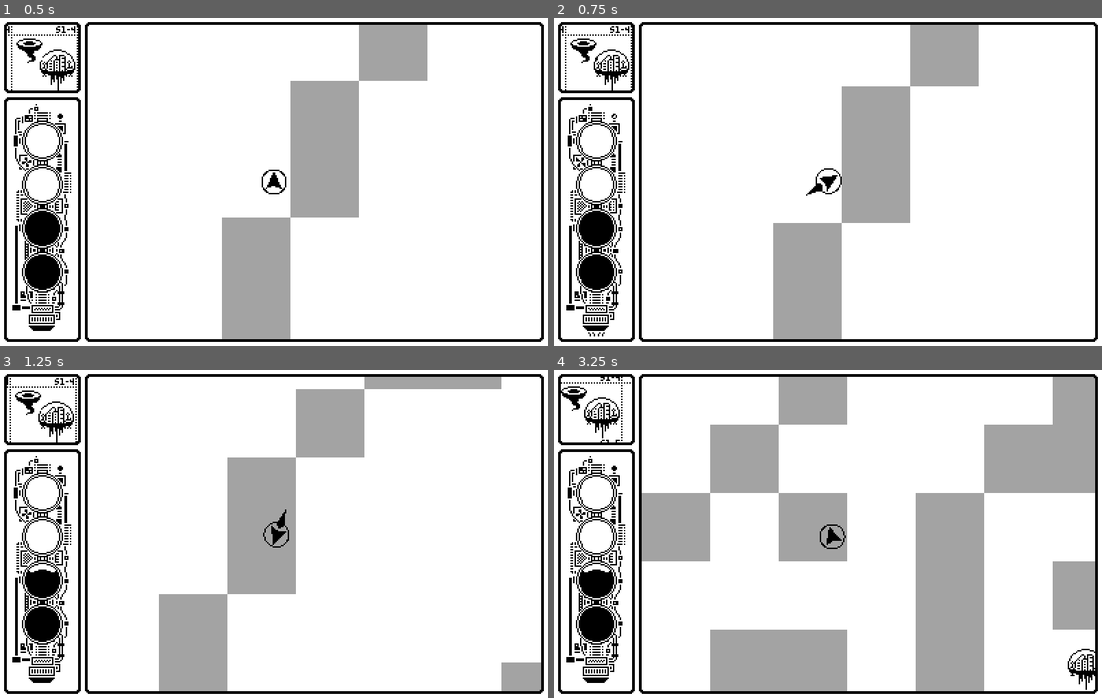
Above: before the commit, frames 1-4 (two rows, left to right).
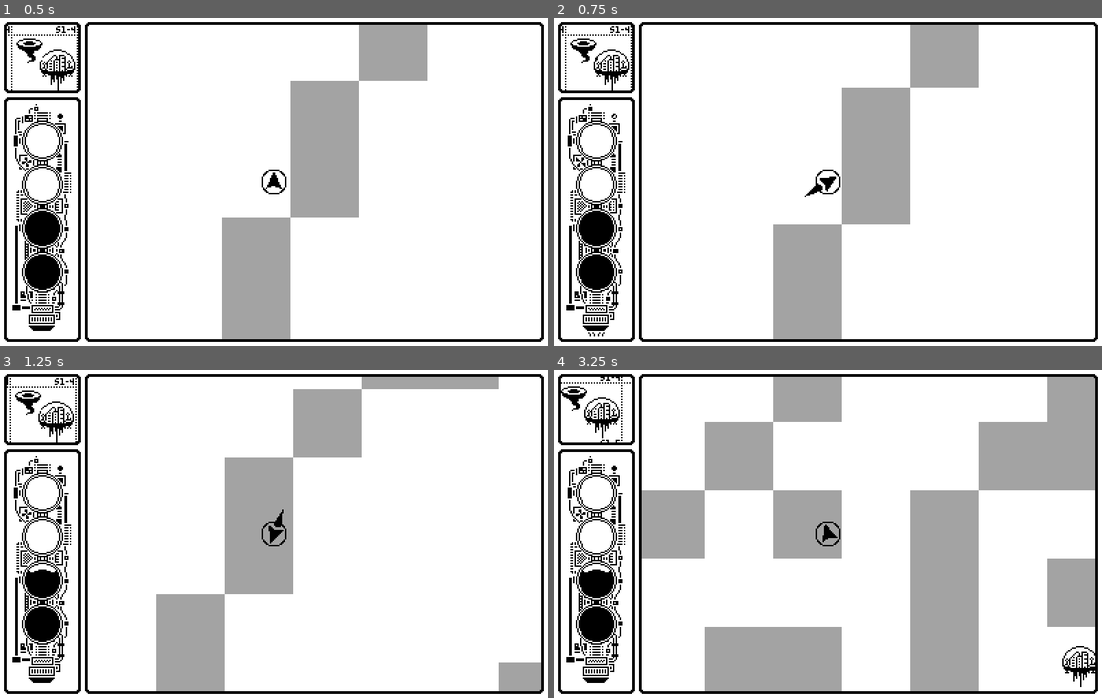
Above: after the commit, the same moments.

Repository: aqemery/voyage-home
Game: Godot game, scene res://root.tscn
The game is run twice, just before and just after one commit, with the same random seed, the same clock (stepped at 60 frames per second) and the same inputs.
Inputs:
- Up to frame 1 (0.5 s): no input
- Up to frame 2 (0.75 s): hold Right (ui_right) from 0.53 s (still down); hold X (fire) from 0.53 s (still down)
- Up to frame 3 (1.25 s): keep holding Right (ui_right); keep holding X (fire)
- Up to frame 4 (3.25 s): release Right (ui_right) at 1.28 s; release X (fire) at 1.28 s; hold Left (ui_left) 1.28-2.03 s; tap X (fire) at 1.35, 2.85 s; hold X (fire) 2.03-2.78 s; hold Right (ui_right) from 2.03 s (still down)

Frame 1 is identical in both runs. In frame 2, 0.3% of the frame differs, in the area x 40-78%, y 20-63%; in frame 3, 1.2%; in frame 4, 5.3%, in the area x 16-99%, y 2-98%.

Commit message:
change city collision to area2d

Diff:
--- /dev/null
+++ b/objects/city.gd
@@ -0,0 +1,4 @@
+extends AnimatedSprite2D
+
+func _on_area_2d_body_entered(body):
+    SignalManager.refuel.emit()
--- a/objects/city.tscn
+++ b/objects/city.tscn
@@ -1,6 +1,7 @@
-[gd_scene load_steps=8 format=3 uid="uid://mkmkg6tdcxjf"]
+[gd_scene load_steps=9 format=3 uid="uid://mkmkg6tdcxjf"]
 
 [ext_resource type="Texture2D" uid="uid://c53cv4e47s1fk" path="res://images/base.png" id="1_ndeqr"]
+[ext_resource type="Script" path="res://objects/city.gd" id="2_35atw"]
 
 [sub_resource type="AtlasTexture" id="AtlasTexture_dwryw"]
 atlas = ExtResource("1_ndeqr")
@@ -45,9 +46,13 @@
 sprite_frames = SubResource("SpriteFrames_laaqn")
 autoplay = "default"
 frame_progress = 0.485311
+script = ExtResource("2_35atw")
 
-[node name="StaticBody2D" type="StaticBody2D" parent="." groups=["city", "refuel"]]
+[node name="Area2D" type="Area2D" parent="."]
+collision_mask = 3
 
-[node name="CollisionShape2D" type="CollisionShape2D" parent="StaticBody2D"]
+[node name="CollisionShape2D" type="CollisionShape2D" parent="Area2D"]
 position = Vector2(-1, -1)
 shape = SubResource("CircleShape2D_qr1rc")
+
+[connection signal="body_entered" from="Area2D" to="." method="_on_area_2d_body_entered"]
--- a/objects/level.tscn
+++ b/objects/level.tscn
@@ -28,10 +28,11 @@
 texture = ExtResource("1_nsxt5")
 centered = false
 
-[node name="Camera2D" type="Camera2D" parent="."]
-
 [node name="ship" parent="." instance=ExtResource("3_plpeq")]
 position = Vector2(3538, 12874)
+
+[node name="Camera2D" type="Camera2D" parent="ship"]
+position = Vector2(2.08165e-12, 2.08165e-12)
 
 [node name="Ports" type="Node" parent="."]
 
--- a/objects/sensor_tower.tscn
+++ b/objects/sensor_tower.tscn
@@ -180,7 +180,7 @@
 sprite_frames = SubResource("SpriteFrames_qkga7")
 animation = &"unpower"
 autoplay = "unpower"
-frame_progress = 0.677984
+frame_progress = 0.482218
 script = ExtResource("2_0t4kq")
 
 [node name="StaticBody2D" type="StaticBody2D" parent="." groups=["sensor"]]
--- a/objects/ship.tscn
+++ b/objects/ship.tscn
@@ -13,6 +13,7 @@
 [node name="ship" type="Area2D"]
 collision_layer = 0
 collision_mask = 3
+input_pickable = false
 script = ExtResource("1_jcg3e")
 
 [node name="area_col" type="CollisionShape2D" parent="."]
--- a/root.gd
+++ b/root.gd
@@ -1,11 +1,6 @@
 extends Node2D
 
-@onready var ship = $level/ship
-@onready var camera_2d = $level/Camera2D
 
 # Called when the node enters the scene tree for the first time.
 func _ready():
     pass # Replace with function body.
-
-func _physics_process(delta):
-    camera_2d.position = ship.position
--- a/singletons/signal_manager.gd
+++ b/singletons/signal_manager.gd
@@ -38,11 +38,6 @@
             print("enemy hit")
         "nebula":
             print("nebula hit")
-        "refuel":
-            print("refuel hit")
-            refuel.emit()
-        "player":
-            print("player hit")
         "sensor":
             print("sensor hit")
             activate_tower.emit(x, y)
